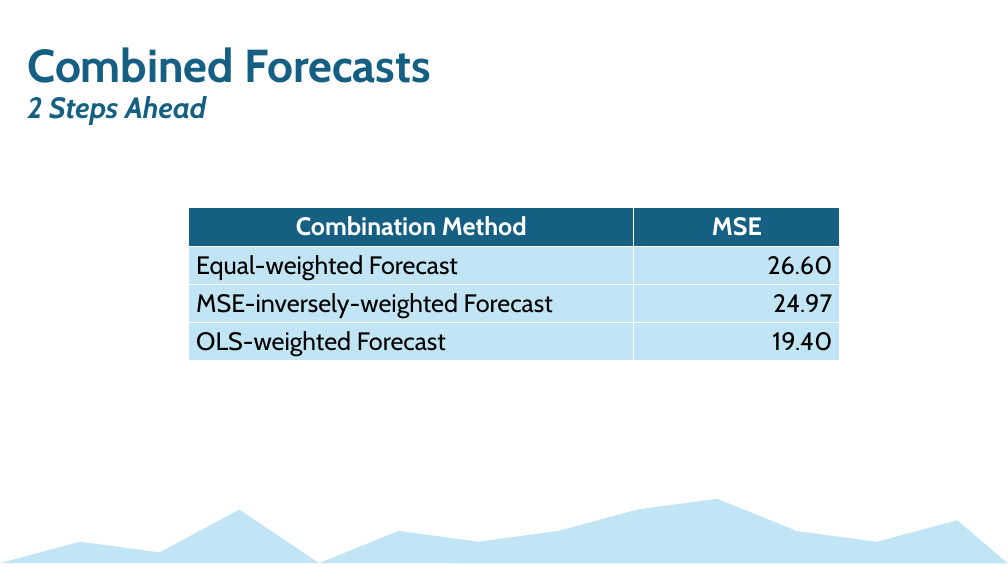
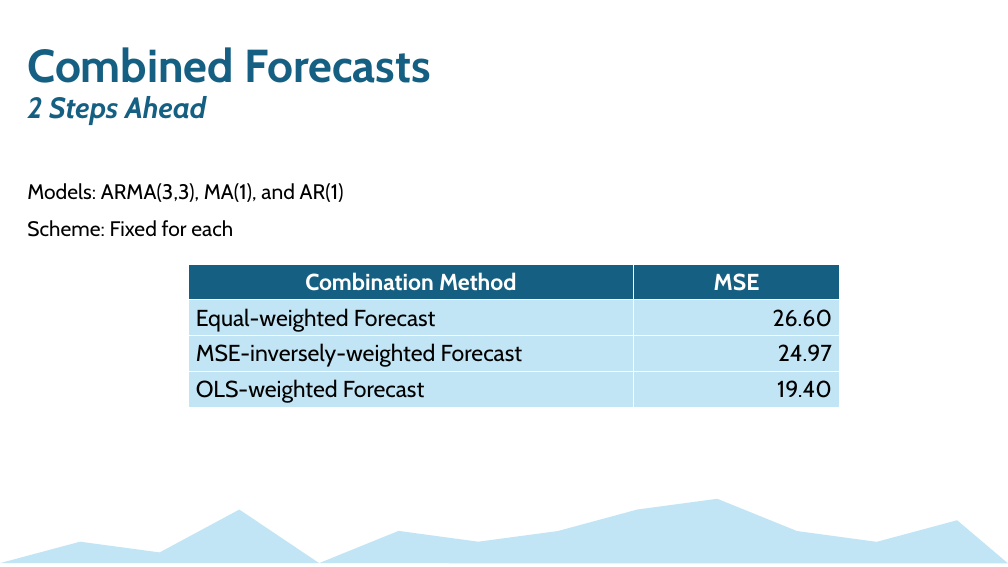
Before and after one commit to mckenzie-maidl/data5305-traffic-predictions, a slide deck: slide 7 of Presentations/Step2Presentation_ECON5305_DataTranslationChallenge.pptx. Drawn at 1008x567 pixels with LibreOffice and Linux fonts; fonts in the diff are those of the drawing. Boxes give left, top, right and bottom in pixels: in the first picture for what was removed or moved away, otherwise in the second. Text is boxed around its words. In the diff, an @@ line names an element or a change of style, - is before the commit and + after.

```diff
--- a/Presentations/Step2Presentation_ECON5305_DataTranslationChallenge.pptx
+++ b/Presentations/Step2Presentation_ECON5305_DataTranslationChallenge.pptx
@@ text at [27,183,344,237]: paragraphs added @@
+Models: ARMA(3,3), MA(1), and AR(1)
+Scheme: Fixed for each
@@ table at [188,265,839,407] @@
@@ size 24 to 22 pt @@
@@ table: place and size @@
-table at [188,208,839,360]
+table at [188,265,839,407]
```
Also in this commit, not shown: 6 other slides changed, 3 other files.
